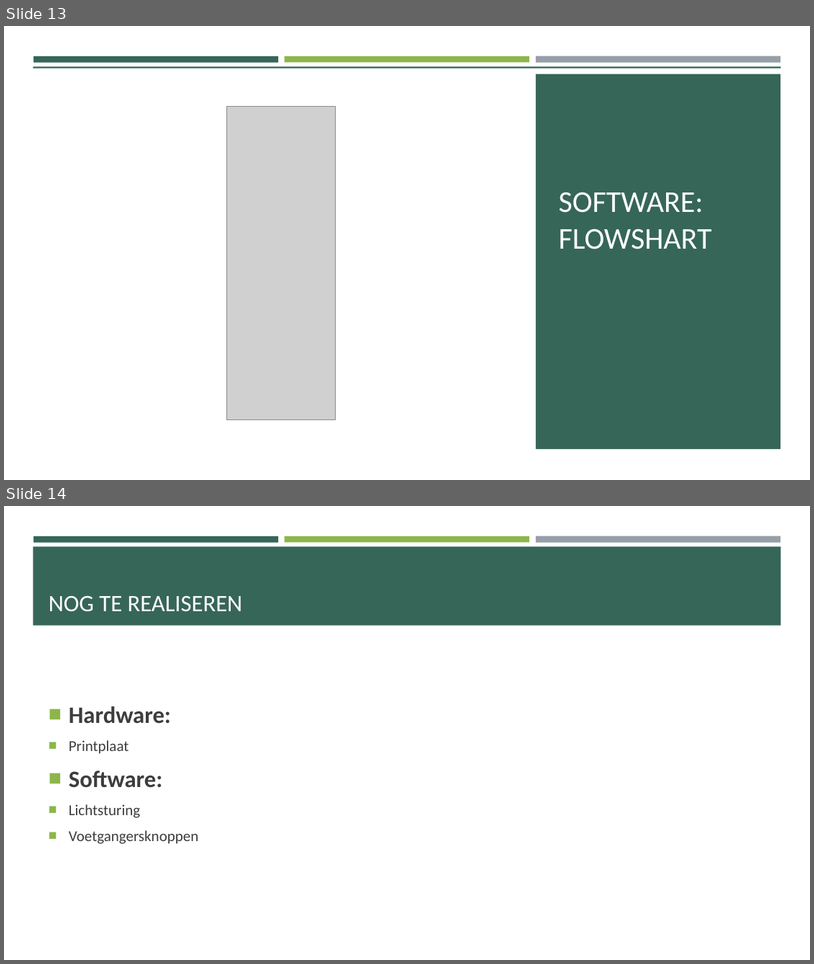
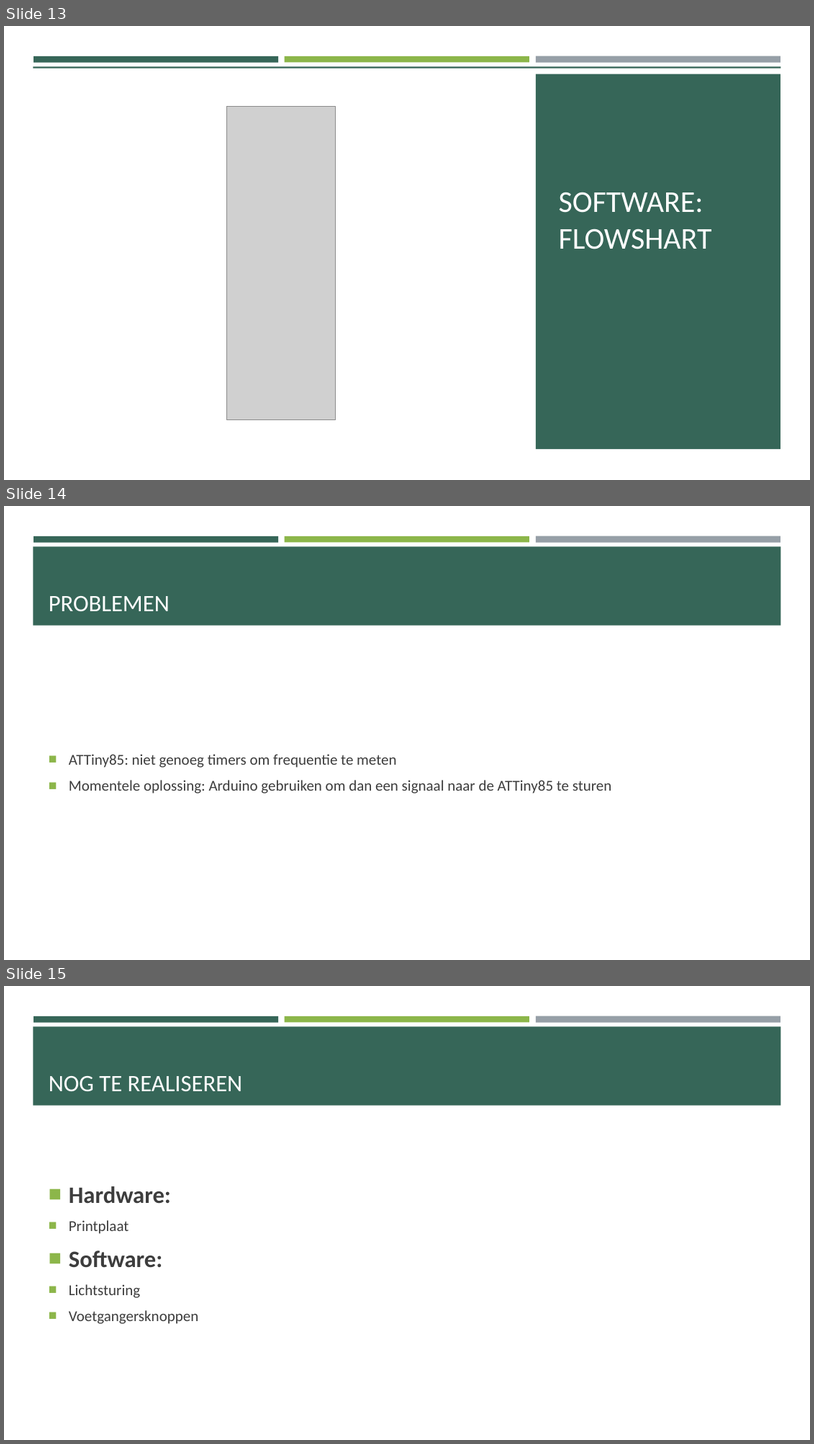
Before and after one commit to RobbeDierickx/GIP-kruispunt-, a slide deck: Gip tussentijdse voorstelling.pptx. Shown one above the other, each under a label of ours: slides 13 and 14 before the commit, slides 13, 14 and 15 after it. The pictures are 814x964 and 814x1444 pixels, drawn with LibreOffice and Linux fonts; fonts in the diff are those of the drawing; grey boxes stand for pictures. Boxes give left, top, right and bottom in pixels: in the first picture for what was removed or moved away, otherwise in the second. Text is boxed around its words. In the diff, an @@ line names an element or a change of style, - is before the commit and + after.

```diff
--- a/Gip tussentijdse voorstelling.pptx
+++ b/Gip tussentijdse voorstelling.pptx
@@ slide 14 added at <box>4,506,810,960</box>, background #FFFFFF; not listed: 4 template elements that a slide beside it also shows @@
@@ title added at <box>49,596,170,611</box>, 28 pt, text #FFFFFF @@
+PROBLEMEN
@@ text added at <box>69,754,612,793</box>, 18 pt, text #3D3D3D @@
+■ ATTiny85: niet genoeg timers om frequentie te meten
+■ Momentele oplossing: Arduino gebruiken om dan een signaal naar de ATTiny85 te sturen
@@ what was slide 14 is now slide 15 @@
```
Also in this commit, not shown: 4 other files.
